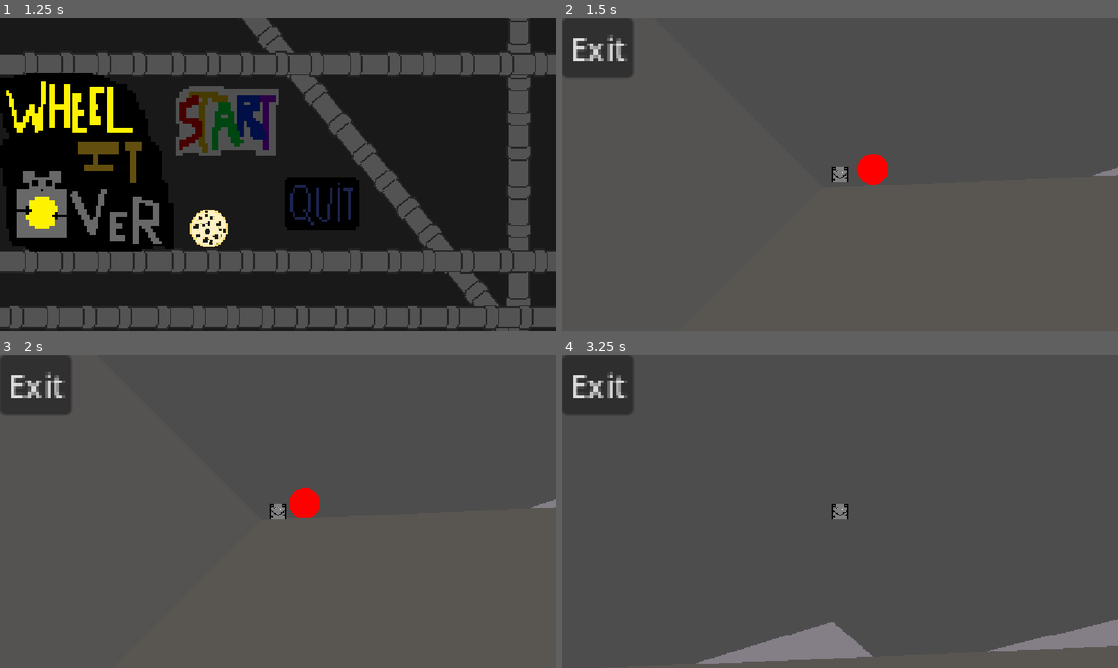
Above: before the commit, frames 1-4 (two rows, left to right).
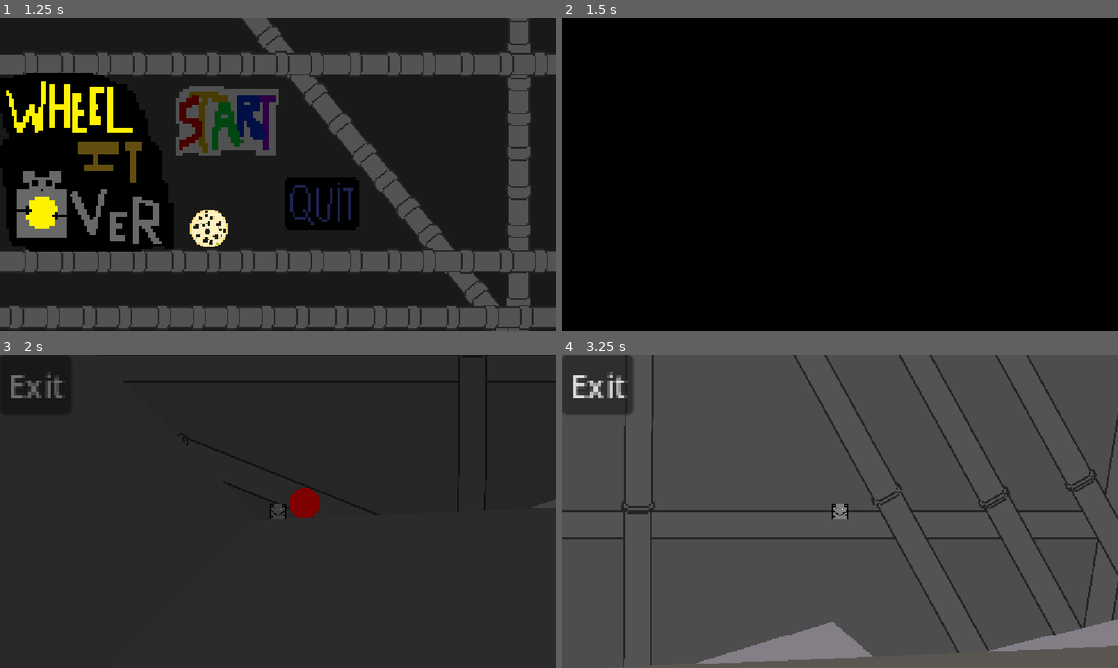
Above: after the commit, the same moments.

Repository: AlanW-bths/NYC-Haven-Jam
Game: Godot game, scene res://Main_Menu.tscn
The game is run twice, just before and just after one commit, with the same random seed, the same clock (stepped at 60 frames per second) and the same inputs.
Inputs (mouse positions are in pixels of both pictures, inside the frame that each line leads up to):
- Up to frame 1 (1.25 s): click (227, 127) at 0.5 s
- Up to frame 2 (1.5 s): click (789, 127) at 1.25 s
- Up to frame 3 (2 s): no input
- Up to frame 4 (3.25 s): hold Shift (sprint) 2.03-2.78 s; hold Right (right) from 2.03 s (still down); tap Space (jump) at 2.27, 3.02 s; tap Shift (sprint) at 2.85 s

Frame 1 is identical in both runs. In frame 2, 100% of the frame differs, in the area x 0-100%, y 0-100%; in frame 3, 100%; in frame 4, 4.1%.
Error after the commit: Invalid call. Nonexistent function 'await' in base 'AnimationPlayer'. (res://Scripts/transition.gd:9)

Commit message:
Decor

Diff:
--- a/do-your-best!/Scripts/transition.gd
+++ b/do-your-best!/Scripts/transition.gd
@@ -6,6 +6,7 @@
 	$Main.show()
 	$Main/Timer2.start()
 	$Main/AnimationPlayer.play("fade_in")
+	$Main/AnimationPlayer.await()
 	$Main.hide()
 
 
--- a/do-your-best!/Sisyphus.tscn
+++ b/do-your-best!/Sisyphus.tscn
@@ -3,9 +3,11 @@
 [ext_resource type="Script" uid="uid://5vyfvxhy7l66" path="res://Scripts/PlayerMovement.gd" id="1_0c5gw"]
 [ext_resource type="PackedScene" uid="uid://bwq2dssblfak5" path="res://transition.tscn" id="1_fhhho"]
 [ext_resource type="Script" uid="uid://dhvqvxh631yri" path="res://Scripts/transition.gd" id="1_un3nu"]
+[ext_resource type="Texture2D" uid="uid://cpb2y2uclgs2a" path="res://Assets/longpipe.png" id="3_00d75"]
 [ext_resource type="Script" uid="uid://b68aqg6b548ev" path="res://Scripts/ball_reset.gd" id="3_378f1"]
 [ext_resource type="Texture2D" uid="uid://pkl422fopq2v" path="res://Assets/sisyphus_map.png" id="3_arf4r"]
 [ext_resource type="Texture2D" uid="uid://8ls6im6axylh" path="res://Assets/squouse-1.png.png" id="5_un3nu"]
+[ext_resource type="Texture2D" uid="uid://b7kca460h1gck" path="res://Assets/longerpipe.png" id="7_ovgts"]
 
 [sub_resource type="PhysicsMaterial" id="PhysicsMaterial_0c5gw"]
 bounce = 0.95
@@ -42,6 +44,308 @@
 
 [node name="Node2D" type="Node2D" unique_id=1121677183]
 script = ExtResource("1_un3nu")
+
+[node name="thepipening" type="Node2D" parent="." unique_id=2074094170]
+
+[node name="Longerpipe" type="Sprite2D" parent="thepipening" unique_id=1450570706]
+position = Vector2(-16, 553)
+texture = ExtResource("7_ovgts")
+
+[node name="Longerpipe2" type="Sprite2D" parent="thepipening" unique_id=192940114]
+position = Vector2(233, 553)
+texture = ExtResource("7_ovgts")
+
+[node name="Longerpipe3" type="Sprite2D" parent="thepipening" unique_id=275126499]
+position = Vector2(481, 553)
+texture = ExtResource("7_ovgts")
+
+[node name="Longerpipe4" type="Sprite2D" parent="thepipening" unique_id=1856742587]
+position = Vector2(729, 553)
+texture = ExtResource("7_ovgts")
+
+[node name="Longerpipe5" type="Sprite2D" parent="thepipening" unique_id=1823279982]
+position = Vector2(978, 553)
+texture = ExtResource("7_ovgts")
+
+[node name="Longerpipe10" type="Sprite2D" parent="thepipening" unique_id=1030645568]
+position = Vector2(979, 365.99997)
+rotation = -0.53203744
+texture = ExtResource("7_ovgts")
+
+[node name="Longerpipe11" type="Sprite2D" parent="thepipening" unique_id=1934994438]
+position = Vector2(1211, 294.99997)
+rotation = -0.05843994
+texture = ExtResource("7_ovgts")
+
+[node name="Longerpipe12" type="Sprite2D" parent="thepipening" unique_id=1759837058]
+position = Vector2(1105, 418.99994)
+rotation = 1.4429842
+texture = ExtResource("7_ovgts")
+
+[node name="Longerpipe6" type="Sprite2D" parent="thepipening" unique_id=30206493]
+position = Vector2(854.99994, 548)
+rotation = 1.7324756
+texture = ExtResource("7_ovgts")
+
+[node name="Longerpipe7" type="Sprite2D" parent="thepipening" unique_id=556287002]
+position = Vector2(600.99994, 574)
+rotation = 1.7324756
+texture = ExtResource("7_ovgts")
+
+[node name="Longerpipe8" type="Sprite2D" parent="thepipening" unique_id=1616283210]
+position = Vector2(726, 508)
+rotation = 1.7324756
+texture = ExtResource("7_ovgts")
+
+[node name="Longerpipe9" type="Sprite2D" parent="thepipening" unique_id=1614598577]
+position = Vector2(357, 559.99994)
+rotation = 1.7324756
+texture = ExtResource("7_ovgts")
+
+[node name="Longpipe" type="Sprite2D" parent="thepipening" unique_id=1811260595]
+position = Vector2(14.0000305, 617)
+rotation = 0.38109416
+texture = ExtResource("3_00d75")
+
+[node name="Longpipe2" type="Sprite2D" parent="thepipening" unique_id=2042791844]
+position = Vector2(111, 604)
+rotation = 1.5763865
+texture = ExtResource("3_00d75")
+
+[node name="Longpipe3" type="Sprite2D" parent="thepipening" unique_id=1032453974]
+position = Vector2(112, 483)
+rotation = 1.5763865
+texture = ExtResource("3_00d75")
+
+[node name="Longpipe4" type="Sprite2D" parent="thepipening" unique_id=399840182]
+position = Vector2(113.00001, 362)
+rotation = 1.5763865
+texture = ExtResource("3_00d75")
+
+[node name="Longpipe5" type="Sprite2D" parent="thepipening" unique_id=1400379694]
+position = Vector2(269, 590)
+rotation = 1.0665171
+texture = ExtResource("3_00d75")
+
+[node name="Longpipe8" type="Sprite2D" parent="thepipening" unique_id=685589727]
+position = Vector2(325, 592)
+rotation = 1.0665171
+texture = ExtResource("3_00d75")
+
+[node name="Longpipe6" type="Sprite2D" parent="thepipening" unique_id=927589854]
+position = Vector2(210.99998, 485)
+rotation = 1.0665171
+texture = ExtResource("3_00d75")
+
+[node name="Longpipe7" type="Sprite2D" parent="thepipening" unique_id=128390528]
+position = Vector2(153.00002, 379)
+rotation = 1.0665171
+texture = ExtResource("3_00d75")
+
+[node name="Longpipe9" type="Sprite2D" parent="thepipening" unique_id=1660446479]
+position = Vector2(265.93164, 485.76428)
+rotation = 1.0665171
+texture = ExtResource("3_00d75")
+
+[node name="Longpipe10" type="Sprite2D" parent="thepipening" unique_id=1286577585]
+position = Vector2(207.93167, 379.76428)
+rotation = 1.0665171
+texture = ExtResource("3_00d75")
+
+[node name="Longpipe11" type="Sprite2D" parent="thepipening" unique_id=1951753591]
+position = Vector2(370, 583)
+rotation = 1.0665171
+texture = ExtResource("3_00d75")
+
+[node name="Longpipe12" type="Sprite2D" parent="thepipening" unique_id=840312053]
+position = Vector2(310.93164, 476.76428)
+rotation = 1.0665171
+texture = ExtResource("3_00d75")
+
+[node name="Longpipe13" type="Sprite2D" parent="thepipening" unique_id=1978050403]
+position = Vector2(252.93167, 370.76428)
+rotation = 1.0665171
+texture = ExtResource("3_00d75")
+
+[node name="Longpipe14" type="Sprite2D" parent="thepipening" unique_id=1672596081]
+position = Vector2(439, 596)
+rotation = 2.2071917
+texture = ExtResource("3_00d75")
+
+[node name="Longpipe15" type="Sprite2D" parent="thepipening" unique_id=1378391913]
+position = Vector2(512.00006, 498.00003)
+rotation = 2.2071917
+texture = ExtResource("3_00d75")
+
+[node name="Longpipe16" type="Sprite2D" parent="thepipening" unique_id=1347790179]
+position = Vector2(584, 399.99997)
+rotation = 2.2071917
+texture = ExtResource("3_00d75")
+
+[node name="Longpipe17" type="Sprite2D" parent="thepipening" unique_id=696554142]
+position = Vector2(1158.3595, 575.08844)
+rotation = 0.38109416
+texture = ExtResource("3_00d75")
+
+[node name="Longpipe47" type="Sprite2D" parent="thepipening" unique_id=124992787]
+position = Vector2(1173.9999, 560.99994)
+rotation = 0.38109416
+texture = ExtResource("3_00d75")
+
+[node name="Longpipe18" type="Sprite2D" parent="thepipening" unique_id=1203265677]
+position = Vector2(1255.3595, 562.08844)
+rotation = 1.5763865
+texture = ExtResource("3_00d75")
+
+[node name="Longpipe19" type="Sprite2D" parent="thepipening" unique_id=258239835]
+position = Vector2(1256.3595, 441.08844)
+rotation = 1.5763865
+texture = ExtResource("3_00d75")
+
+[node name="Longpipe20" type="Sprite2D" parent="thepipening" unique_id=43036973]
+position = Vector2(1257.3595, 320.08844)
+rotation = 1.5763865
+texture = ExtResource("3_00d75")
+
+[node name="Longpipe21" type="Sprite2D" parent="thepipening" unique_id=1990375285]
+position = Vector2(1413.3595, 548.08844)
+rotation = 1.0665171
+texture = ExtResource("3_00d75")
+
+[node name="Longpipe22" type="Sprite2D" parent="thepipening" unique_id=1084896383]
+position = Vector2(1469.3595, 550.08844)
+rotation = 1.0665171
+texture = ExtResource("3_00d75")
+
+[node name="Longpipe23" type="Sprite2D" parent="thepipening" unique_id=1262672741]
+position = Vector2(1355.3595, 443.08844)
+rotation = 1.0665171
+texture = ExtResource("3_00d75")
+
+[node name="Longpipe24" type="Sprite2D" parent="thepipening" unique_id=589660446]
+position = Vector2(1297.3595, 337.08844)
+rotation = 1.0665171
+texture = ExtResource("3_00d75")
+
+[node name="Longpipe25" type="Sprite2D" parent="thepipening" unique_id=1084154262]
+position = Vector2(1410.2911, 443.85272)
+rotation = 1.0665171
+texture = ExtResource("3_00d75")
+
+[node name="Longpipe26" type="Sprite2D" parent="thepipening" unique_id=352921823]
+position = Vector2(1352.2911, 337.85272)
+rotation = 1.0665171
+texture = ExtResource("3_00d75")
+
+[node name="Longpipe27" type="Sprite2D" parent="thepipening" unique_id=449558101]
+position = Vector2(1514.3595, 541.08844)
+rotation = 1.0665171
+texture = ExtResource("3_00d75")
+
+[node name="Longpipe28" type="Sprite2D" parent="thepipening" unique_id=881643]
+position = Vector2(1455.2911, 434.85272)
+rotation = 1.0665171
+texture = ExtResource("3_00d75")
+
+[node name="Longpipe29" type="Sprite2D" parent="thepipening" unique_id=461068108]
+position = Vector2(1397.2911, 328.85272)
+rotation = 1.0665171
+texture = ExtResource("3_00d75")
+
+[node name="Longpipe30" type="Sprite2D" parent="thepipening" unique_id=8256109]
+position = Vector2(1583.3595, 554.08844)
+rotation = 2.2071917
+texture = ExtResource("3_00d75")
+
+[node name="Longpipe31" type="Sprite2D" parent="thepipening" unique_id=460896589]
+position = Vector2(1656.3596, 456.08847)
+rotation = 2.2071917
+texture = ExtResource("3_00d75")
+
+[node name="Longpipe46" type="Sprite2D" parent="thepipening" unique_id=1184995904]
+position = Vector2(1728.0001, 359.0001)
+rotation = 2.2071917
+texture = ExtResource("3_00d75")
+
+[node name="Longpipe32" type="Sprite2D" parent="thepipening" unique_id=856511318]
+position = Vector2(1514, 477.9999)
+rotation = 2.2071917
+texture = ExtResource("3_00d75")
+
+[node name="Longpipe33" type="Sprite2D" parent="thepipening" unique_id=386854568]
+position = Vector2(1555, 470)
+rotation = 2.2071917
+texture = ExtResource("3_00d75")
+
+[node name="Longpipe34" type="Sprite2D" parent="thepipening" unique_id=1024662928]
+position = Vector2(1681, 548)
+rotation = 1.0688334
+texture = ExtResource("3_00d75")
+
+[node name="Longpipe35" type="Sprite2D" parent="thepipening" unique_id=664157473]
+position = Vector2(1885.0001, 542.99994)
+rotation = 1.0688334
+texture = ExtResource("3_00d75")
+
+[node name="Longpipe36" type="Sprite2D" parent="thepipening" unique_id=958348305]
+position = Vector2(1840, 558)
+rotation = 1.0688334
+texture = ExtResource("3_00d75")
+
+[node name="Longpipe37" type="Sprite2D" parent="thepipening" unique_id=277282111]
+position = Vector2(2017, 560.00006)
+rotation = 1.0688334
+texture = ExtResource("3_00d75")
+
+[node name="Longpipe38" type="Sprite2D" parent="thepipening" unique_id=1414981243]
+position = Vector2(2047, 548.00006)
+rotation = 1.839284
+texture = ExtResource("3_00d75")
+
+[node name="Longpipe39" type="Sprite2D" parent="thepipening" unique_id=1051515204]
+position = Vector2(2259, 553.99994)
+rotation = 1.839284
+texture = ExtResource("3_00d75")
+
+[node name="Longpipe40" type="Sprite2D" parent="thepipening" unique_id=62649153]
+position = Vector2(2315.9998, 553.99994)
+rotation = 1.3864028
+texture = ExtResource("3_00d75")
+
+[node name="Longpipe41" type="Sprite2D" parent="thepipening" unique_id=1496689698]
+position = Vector2(2178, 513.00006)
+rotation = 1.3864028
+texture = ExtResource("3_00d75")
+
+[node name="Longpipe42" type="Sprite2D" parent="thepipening" unique_id=1615218452]
+position = Vector2(2222.0002, 519.0001)
+rotation = 1.7735081
+texture = ExtResource("3_00d75")
+
+[node name="Longpipe43" type="Sprite2D" parent="thepipening" unique_id=963786642]
+position = Vector2(2041, 488)
+rotation = 1.7735081
+texture = ExtResource("3_00d75")
+
+[node name="Longpipe44" type="Sprite2D" parent="thepipening" unique_id=474681738]
+position = Vector2(1916.9999, 493.00006)
+rotation = 1.4163737
+texture = ExtResource("3_00d75")
+
+[node name="Longpipe45" type="Sprite2D" parent="thepipening" unique_id=505707179]
+position = Vector2(1749.9999, 501)
+rotation = 1.4163737
+texture = ExtResource("3_00d75")
+
+[node name="Longpipe48" type="Sprite2D" parent="thepipening" unique_id=348367360]
+position = Vector2(2389.9998, 503)
+rotation = 1.4163737
+texture = ExtResource("3_00d75")
+
+[node name="Longpipe49" type="Sprite2D" parent="thepipening" unique_id=141665762]
+position = Vector2(2453.9998, 483)
+rotation = 1.0859995
+texture = ExtResource("3_00d75")
 
 [node name="Ball" type="RigidBody2D" parent="." unique_id=1400348022]
 position = Vector2(27, 622)
@@ -80,6 +384,7 @@
 [node name="Map" type="StaticBody2D" parent="." unique_id=1579771505]
 position = Vector2(1750, 382)
 scale = Vector2(0.698, 0.5)
+metadata/_edit_lock_ = true
 
 [node name="rightwall" type="StaticBody2D" parent="Map" unique_id=2047687576]
 position = Vector2(2777.937, 436)
--- a/do-your-best!/WinScreen.tscn
+++ b/do-your-best!/WinScreen.tscn
@@ -1,6 +1,7 @@
 [gd_scene format=3 uid="uid://b2051k73g5c7e"]
 
 [ext_resource type="Script" uid="uid://ddyje6kglb7vj" path="res://win.gd" id="1_a03an"]
+[ext_resource type="Texture2D" uid="uid://da3j2cy2bylps" path="res://Assets/end.png" id="2_0eiwq"]
 
 [node name="Control" type="Control" unique_id=1738103121]
 layout_mode = 3
@@ -15,10 +16,10 @@
 modulate = Color(1, 0, 0, 1)
 self_modulate = Color(1, 0, 1, 1)
 layout_mode = 0
-offset_left = 489.0
-offset_top = 219.0
-offset_right = 1036.0
-offset_bottom = 413.0
+offset_left = 642.0
+offset_top = 200.0
+offset_right = 1156.0
+offset_bottom = 394.0
 text = "YOU WIN, Click on me to move back to the Main Menu!
 "
 autowrap_mode = 3
@@ -26,4 +27,9 @@
 clip_text = true
 icon_alignment = 1
 
+[node name="End" type="Sprite2D" parent="." unique_id=1187526192]
+position = Vector2(319, 333)
+scale = Vector2(20, 20)
+texture = ExtResource("2_0eiwq")
+
 [connection signal="pressed" from="Button" to="." method="_on_button_pressed"]
